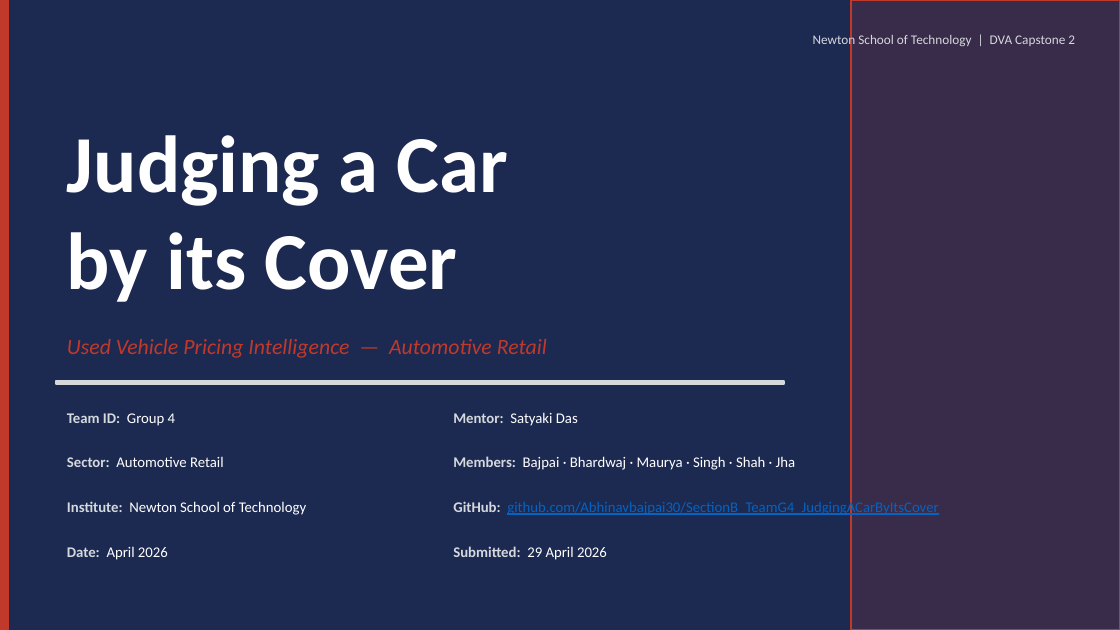
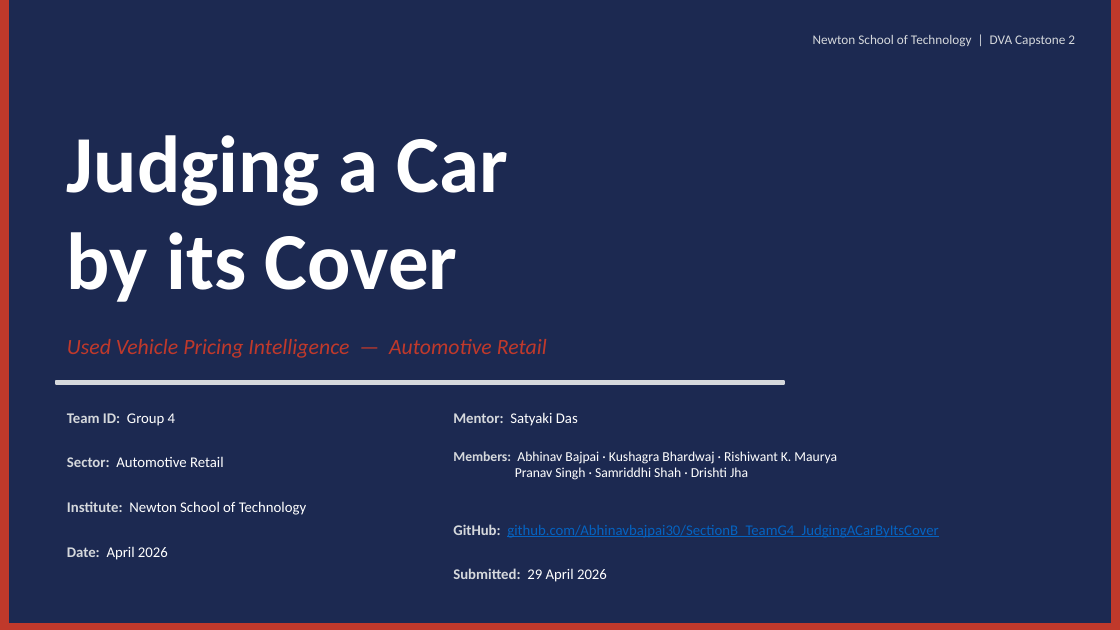
Before and after one commit to Abhinavbajpai30/SectionB_TeamG4_JudgingACarByItsCover, a slide deck: slide 1 of reports/presentation.pptx. Drawn at 1120x630 pixels with LibreOffice and Linux fonts; fonts in the diff are those of the drawing. Boxes give left, top, right and bottom in pixels: in the first picture for what was removed or moved away, otherwise in the second. Text is boxed around its words. In the diff, an @@ line names an element or a change of style, - is before the commit and + after.

```diff
--- a/reports/presentation.pptx
+++ b/reports/presentation.pptx
@@ rectangle removed at <box>851,0,1120,629</box> @@
@@ rectangle added at <box>1112,0,1120,629</box>, fill #C0392B, outline #C0392B 1 pt @@
@@ text "Members: Abhinav Bajpai · Kushagra ..." at <box>453,451,837,480</box>: vertical alignment middle to top @@
@@ text at <box>453,451,837,480</box>: text changed; size 9.5 to 8.8 pt @@
-Members: Bajpai · Bhardwaj · Maurya · Singh · Shah · Jha
+Members: Abhinav Bajpai · Kushagra Bhardwaj · Rishiwant K. Maurya
+Pranav Singh · Samriddhi Shah · Drishti Jha
@@ text "GitHub: github.com/Abhinavbajpai30/SectionB_TeamG4_JudgingAC ...": place and size @@
-text "GitHub: github.com/Abhinavbajpai30/SectionB_TeamG4_JudgingAC ..." at <box>453,500,938,517</box>
+text "GitHub: github.com/Abhinavbajpai30/SectionB_TeamG4_JudgingAC ..." at <box>453,524,938,538</box>
@@ text "Submitted: 29 April 2026": place and size @@
-text "Submitted: 29 April 2026" at <box>453,546,607,560</box>
+text "Submitted: 29 April 2026" at <box>453,568,607,582</box>
@@ rectangle added at <box>0,624,1120,630</box>, fill #C0392B, outline #C0392B 1 pt @@
```
Also in this commit, not shown: 6 other slides changed, 3 other files.
